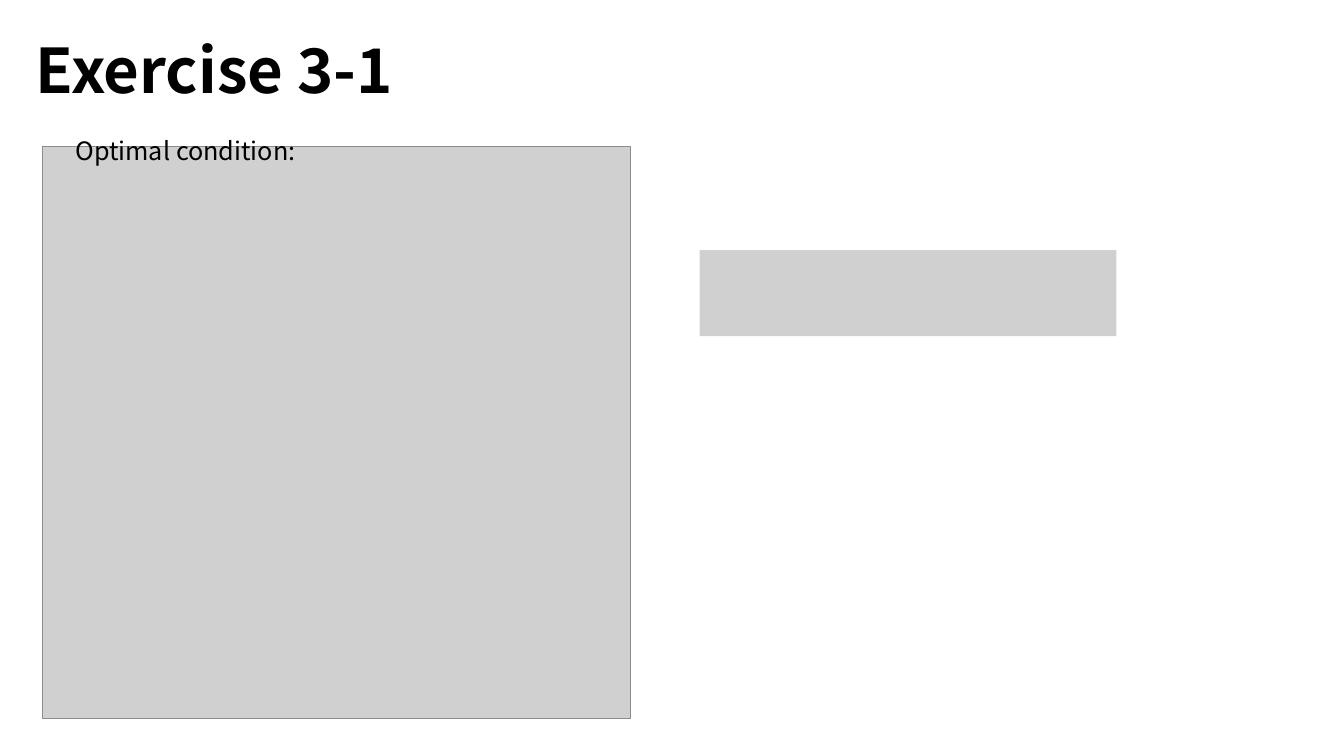
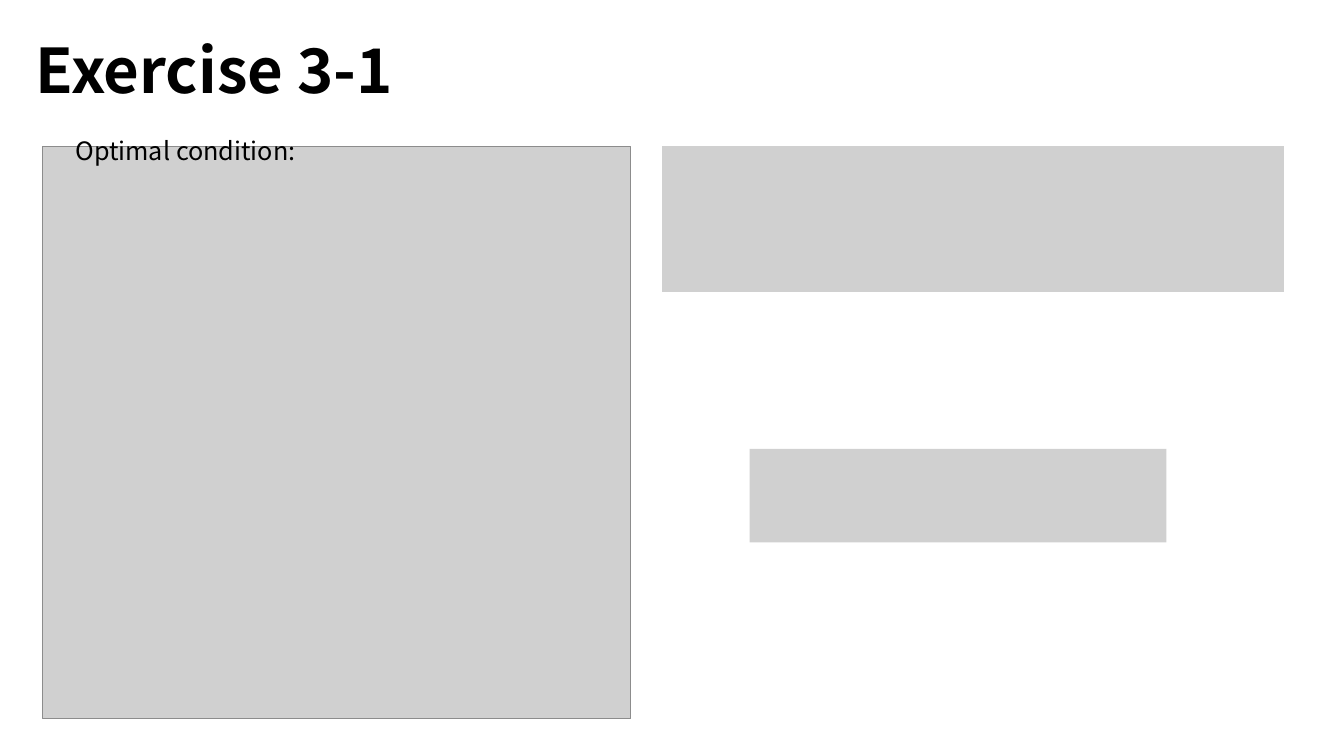
Before and after one commit to lyxocs/Advanced_algorithms, a slide deck: slide 3 of homework/HW4/Homework4_12032189_LiuYuxi.pptx. Drawn at 1344x756 pixels with LibreOffice and Linux fonts; fonts in the diff are those of the drawing; grey boxes stand for pictures. Boxes give left, top, right and bottom in pixels: in the first picture for what was removed or moved away, otherwise in the second. Text is boxed around its words. In the diff, an @@ line names an element or a change of style, - is before the commit and + after.

```diff
--- a/homework/HW4/Homework4_12032189_LiuYuxi.pptx
+++ b/homework/HW4/Homework4_12032189_LiuYuxi.pptx
@@ picture added at (662, 146, 1285, 292) @@
@@ picture removed at (700, 250, 1117, 336) @@
@@ picture added at (750, 449, 1168, 542) @@
```
Also in this commit, not shown: 1 other file.
